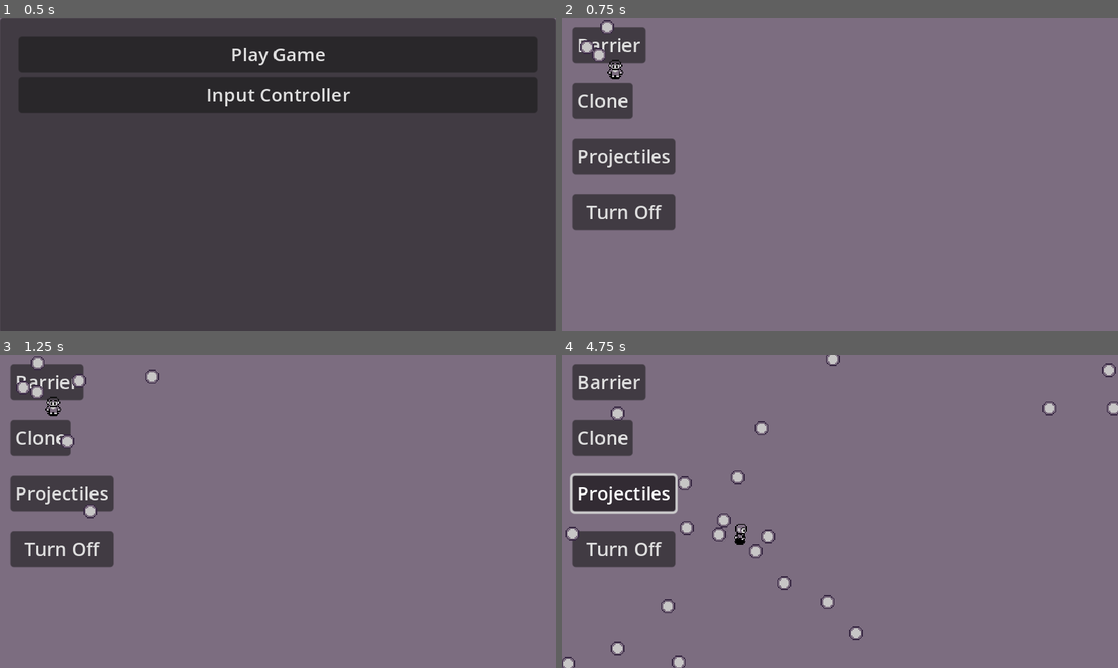
Above: before the commit, frames 1-4 (two rows, left to right).
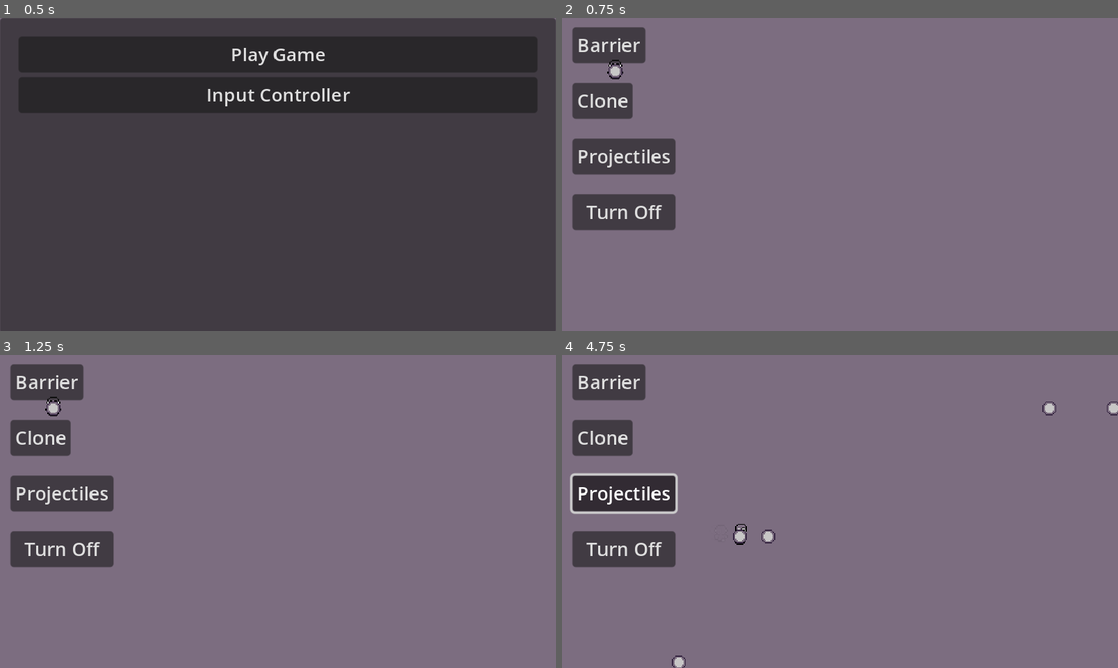
Above: after the commit, the same moments.

Repository: SantiagoBoscan07/Project-Cypher
Game: Godot game, scene res://Scenes/Menu/menu.tscn
Same seed, same stepped clock (60 frames per second), same inputs: the game is played once before the commit and once after it.
Inputs (mouse positions are in pixels of both pictures, inside the frame that each line leads up to):
- Up to frame 1 (0.5 s): no input
- Up to frame 2 (0.75 s): click "Play Game" at 0.5 s
- Up to frame 3 (1.25 s): no input
- Up to frame 4 (4.75 s): click "Barrier" at 1.25 s; click "Clone" at 2 s; tap Enter at 2.75 s; move the mouse to (962, 495) at 2.77 s; hold Right (moveRight) 2.78-3.53 s; hold Space (shoot) 2.78-3.53 s; click (962, 495) at 2.92 s; move the mouse to (728, 527) at 3.52 s; hold Down (moveDown) 3.53-4.28 s; tap Shift (dash) at 3.6 s; tap Space (shoot) at 3.8 s; move the mouse to (895, 442) at 4.27 s; hold Right (moveRight) from 4.28 s (still down); hold Space (shoot) from 4.28 s (still down); tap E (decipher) at 4.35 s

Frame 1 is identical in both runs. In frame 2, 0.3% of the frame differs, in the area x 3-11%, y 0-20%; in frame 3, 0.6%; in frame 4, 1.2%, in the area x 0-100%, y 0-100%.

Commit message:
CHanged Locations
All the script for the spanwer went from player to the spawner power up.

Diff:
--- a/project-cypher/Scenes/Player/player.tscn
+++ b/project-cypher/Scenes/Player/player.tscn
@@ -177,20 +177,35 @@
 [sub_resource type="GDScript" id="GDScript_owp3k"]
 script/source = "extends Area2D
 class_name Spawner
-
-var bullethell
+@export var bullethell: PackedScene
+var theta: float = 0.0
+@export_range(0,2*PI) var alpha: float = 0.0
+@export var bulletspawner: Marker2D
 var speed = 100
 var direction = Vector2.RIGHT
-var bullet_timer
-
-func _physics_process(delta):
-	position += direction * speed * delta
-
-
-
-
-
-
+@export var bullet_timer: Timer
+
+#func _physics_process(delta):
+	#position += direction * speed * delta
+	#
+
+
+func get_vector(angle):
+	theta = angle + alpha
+	return Vector2(cos(theta), sin(theta))
+
+func shoot(angle):
+	var bullethell = bullethell.instantiate()
+	bullethell.position = global_position
+	bullethell.direction = get_vector(angle)
+	get_tree().current_scene.call_deferred(\"add_child\", bullethell)
+
+
+func _on_projectile_speed_timeout():
+	shoot(theta)
+
+func _on_prject_t_ile_duration_timeout():
+	bullet_timer.start()
 "
 
 [sub_resource type="RectangleShape2D" id="RectangleShape2D_f515h"]
@@ -199,8 +214,6 @@
 [node name="Player" type="CharacterBody2D"]
 script = ExtResource("1_205wi")
 playerSpeed = 75
-bullethell = ExtResource("2_jk383")
-alpha = 5.0
 
 [node name="Body" type="Node2D" parent="."]
 
@@ -297,7 +310,6 @@
 shootingTimer = NodePath("../../../Timer/ShootingTimer")
 
 [node name="PlayerProjectile" parent="Components/Moveset/Shoot" instance=ExtResource("2_jk383")]
-visible = false
 position = Vector2(-33, -17)
 
 [node name="PositionClamp" type="Node" parent="Components/Moveset" node_paths=PackedStringArray("body")]
@@ -323,21 +335,22 @@
 [node name="Barrier" type="Node2D" parent="Components/Power-Ups"]
 position = Vector2(14, 14)
 
-[node name="ProjectileSpawner" type="Area2D" parent="Components/Power-Ups"]
-position = Vector2(14, 14)
+[node name="ProjectileSpawner" type="Area2D" parent="Components/Power-Ups" node_paths=PackedStringArray("bulletspawner")]
+position = Vector2(28, 28)
 script = SubResource("GDScript_owp3k")
+bullethell = ExtResource("2_jk383")
+alpha = 1.0
+bulletspawner = NodePath("../../../Body/Markers/ShootingPosition")
 
 [node name="projectile" type="Sprite2D" parent="Components/Power-Ups/ProjectileSpawner"]
 position = Vector2(-14, -14)
 texture = ExtResource("16_4dsn3")
 
 [node name="VisibleOnScreenEnabler2D" type="VisibleOnScreenEnabler2D" parent="Components/Power-Ups/ProjectileSpawner"]
-visible = false
 position = Vector2(-14, -14)
 scale = Vector2(0.8, 0.8)
 
 [node name="CollisionShape2D" type="CollisionShape2D" parent="Components/Power-Ups/ProjectileSpawner"]
-visible = false
 position = Vector2(-14, -14)
 shape = SubResource("RectangleShape2D_f515h")
 
@@ -386,3 +399,4 @@
 [connection signal="timeout" from="Timer/DashCooldown" to="Components/Moveset/Dash" method="_on_dash_cooldown_timeout"]
 [connection signal="timeout" from="Timer/DashDuration" to="Components/Moveset/Dash" method="_on_dash_duration_timeout"]
 [connection signal="timeout" from="Timer/ProjectileSpeed" to="." method="_on_projectile_speed_timeout"]
+[connection signal="timeout" from="Timer/PrjectTIle_Duration" to="Components/Power-Ups/ProjectileSpawner" method="_on_prject_t_ile_duration_timeout"]
--- a/project-cypher/Scripts/Player/player.gd
+++ b/project-cypher/Scripts/Player/player.gd
@@ -4,19 +4,7 @@
 @export var playerSpeed: int = 50
 var lastDirectionFacing: Vector2
 var isMoving: bool = false
-@export var bullethell: PackedScene
-var theta: float = 0.0
-@export_range(0,2*PI) var alpha: float = 0.0
 
-func get_vector(angle):
-	theta = angle + alpha
-	return Vector2(cos(theta), sin(theta))
-
-func shoot(angle):
-	var bullethell = bullethell.instantiate()
-	bullethell.position = global_position
-	bullethell.direction = get_vector(angle)
-	get_tree().current_scene.call_deferred("add_child", bullethell)
 
 
 # Testing Signal, connecting with a custom signal
@@ -26,7 +14,3 @@
 # Once the signal is received from emitter, this text is going to be printed in the console
 func test():
 	print("Signal Received")
-
-
-func _on_projectile_speed_timeout():
-	shoot(theta)
